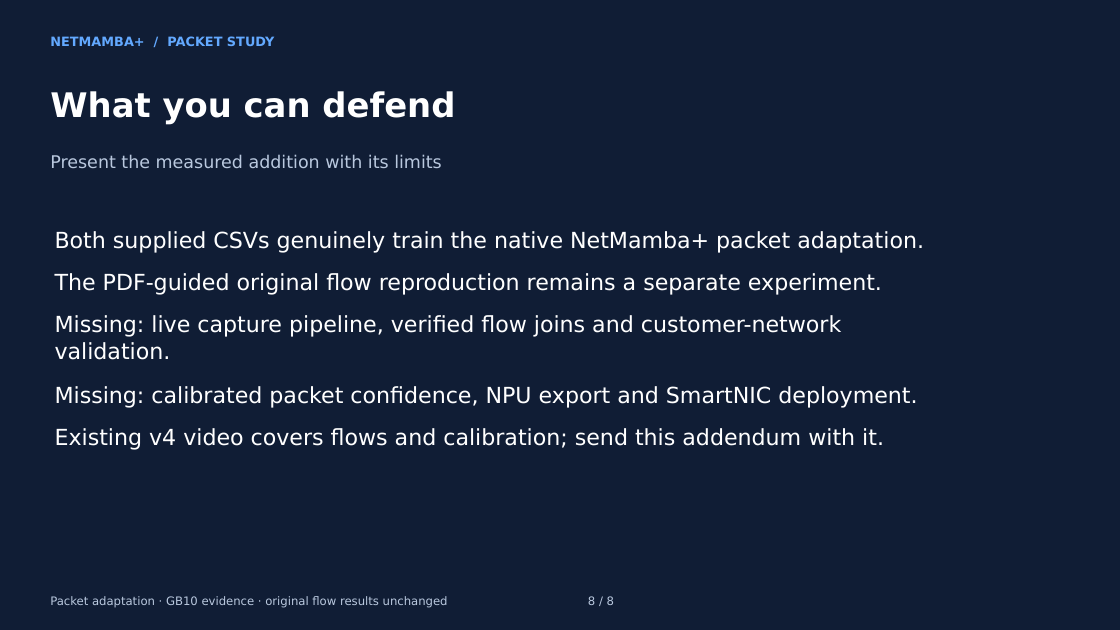
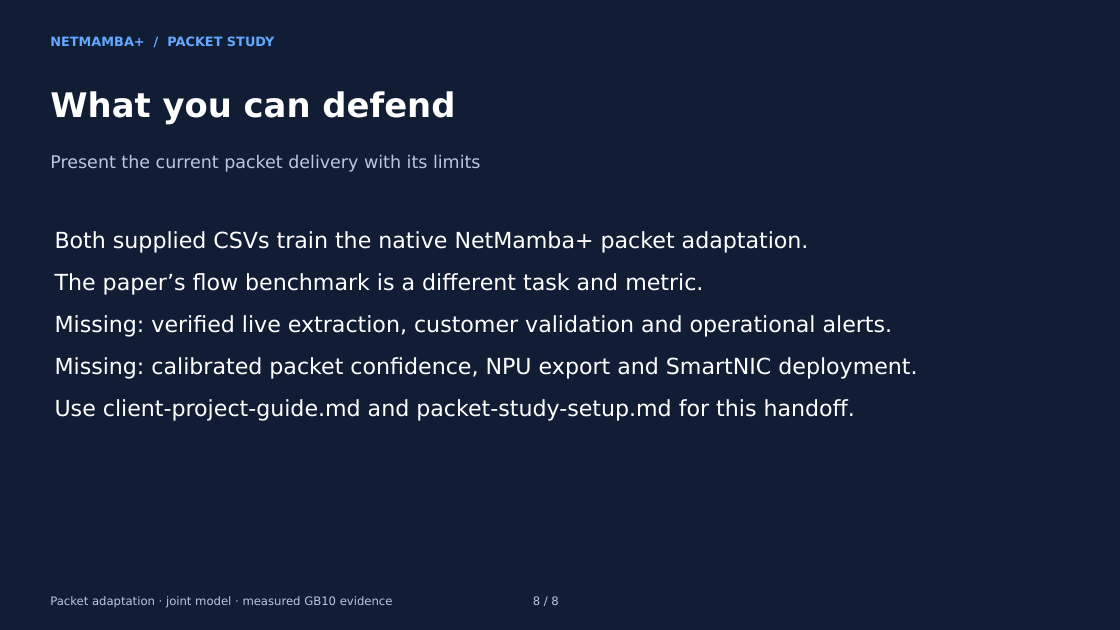
Before and after one commit to buffbeefalo/netmambaplus-reproduction, a slide deck: slide 8 of docs/customer/packet-addendum/NetMambaPlus-packet-addendum.pptx. Drawn at 1120x630 pixels with LibreOffice and Linux fonts; fonts in the diff are those of the drawing. Boxes give left, top, right and bottom in pixels: in the first picture for what was removed or moved away, otherwise in the second. Text is boxed around its words. In the diff, an @@ line names an element or a change of style, - is before the commit and + after.

Commit message:
Make the two-CSV packet model the single client workflow

```diff
--- a/docs/customer/packet-addendum/NetMambaPlus-packet-addendum.pptx
+++ b/docs/customer/packet-addendum/NetMambaPlus-packet-addendum.pptx
@@ text at [50, 154, 481, 172]: text changed @@
-Present the measured addition with its limits
+Present the current packet delivery with its limits
@@ text at [55, 231, 809, 253]: text changed @@
-Both supplied CSVs genuinely train the native NetMamba+ packet adaptation.
+Both supplied CSVs train the native NetMamba+ packet adaptation.
@@ text at [55, 273, 703, 295]: text changed @@
-The PDF-guided original flow reproduction remains a separate experiment.
+The paper’s flow benchmark is a different task and metric.
@@ text at [55, 315, 893, 337]: text changed @@
-Missing: live capture pipeline, verified flow joins and customer-network
-validation.
+Missing: verified live extraction, customer validation and operational alerts.
@@ text "Missing: calibrated packet confidence, NPU ...": place and size @@
-text "Missing: calibrated packet confidence, NPU ..." at [55, 386, 917, 408]
+text "Missing: calibrated packet confidence, NPU ..." at [55, 357, 917, 379]
@@ text at [55, 399, 855, 421]: text changed @@
-Existing v4 video covers flows and calibration; send this addendum with it.
+Use client-project-guide.md and packet-study-setup.md for this handoff.
@@ text at [50, 596, 558, 608]: text changed @@
-Packet adaptation · GB10 evidence · original flow results unchanged 8 / 8
+Packet adaptation · joint model · measured GB10 evidence 8 / 8
```
Also in this commit, not shown: 7 other slides changed, 50 other files.
